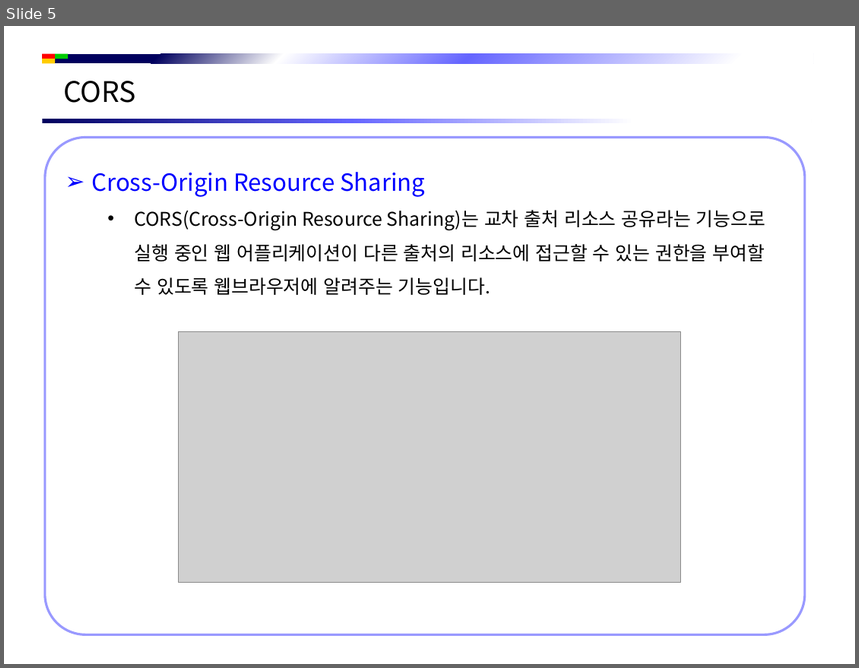
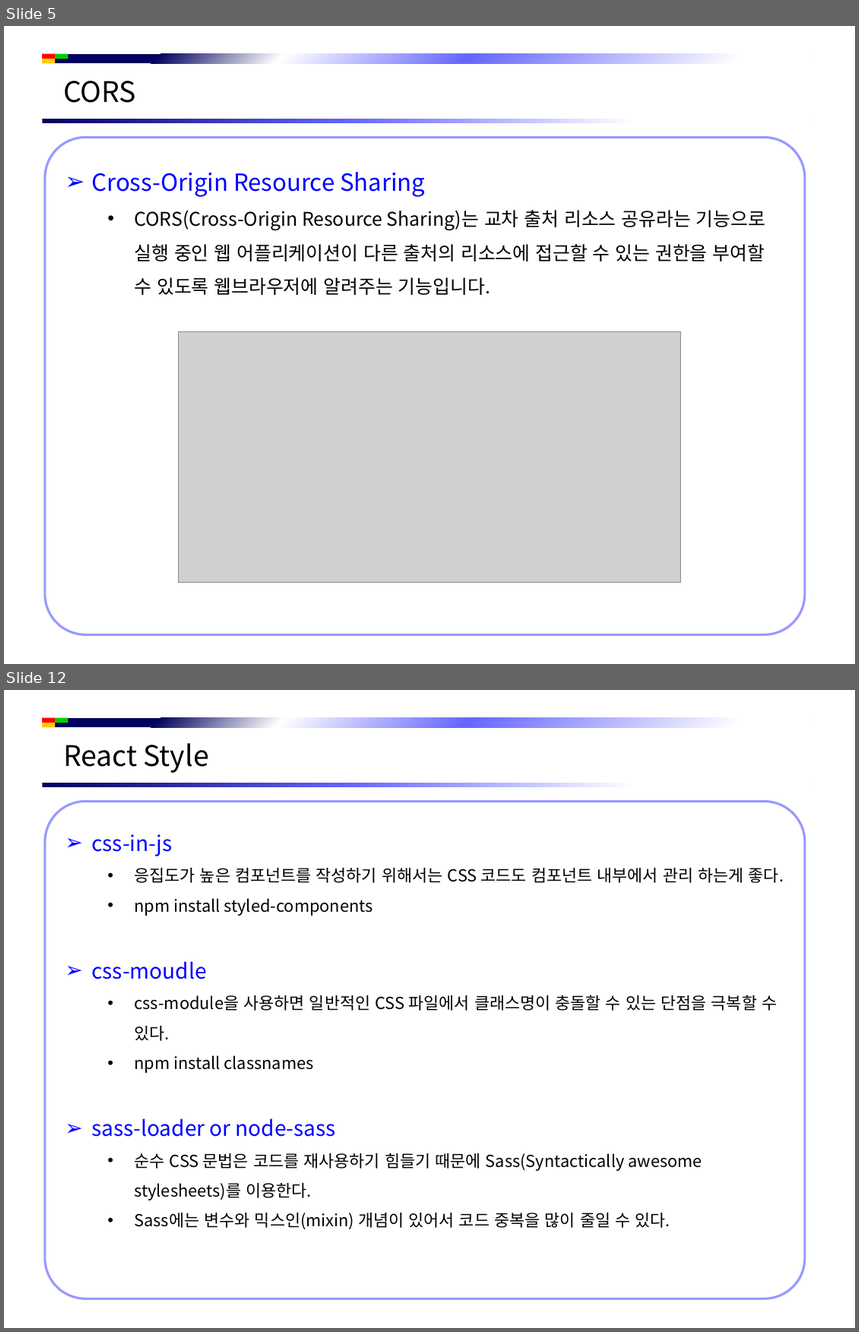
Before and after one commit to jsh-1235/Document, a slide deck: Front-End/React/React 개념 정리.pptx. Shown one above the other, each under a label of ours: slide 5 before the commit, slides 5 and 12 after it; the slides between them are not shown. The pictures are 859x668 and 859x1332 pixels, drawn with LibreOffice and Linux fonts; fonts in the diff are those of the drawing; grey boxes stand for pictures; background and template pictures are left out. Boxes give left, top, right and bottom in pixels: in the first picture for what was removed or moved away, otherwise in the second. Text is boxed around its words. In the diff, an @@ line names an element or a change of style, - is before the commit and + after.

```diff
--- a/Front-End/React/React 개념 정리.pptx
+++ b/Front-End/React/React 개념 정리.pptx
@@ slide 12 added at [4, 690, 855, 1328], background #FFFFFF; not listed: 5 template elements that a slide beside it also shows @@
@@ text added at [63, 743, 209, 773], 24 pt, text #000000 @@
+React Style
@@ rounded rectangle added at [45, 802, 805, 1300], fill #FFFFFF, outline #9999FF 2 pt, 14 pt, text #000000 @@
+➢ css-in-js
+  • 응집도가 높은 컴포넌트를 작성하기 위해서는 CSS 코드도 컴포넌트 내부에서 관리 하는게 좋다.
+  • npm install styled-components
+➢ css-moudle
+  • css-module을 사용하면 일반적인 CSS 파일에서 클래스명이 충돌할 수 있는 단점을 극복할 수 있다.
+  • npm install classnames
+➢ sass-loader or node-sass
+  • 순수 CSS 문법은 코드를 재사용하기 힘들기 때문에 Sass(Syntactically awesome stylesheets)를 이용한다.
+  • Sass에는 변수와 믹스인(mixin) 개념이 있어서 코드 중복을 많이 줄일 수 있다.
```
Also in this commit, not shown: 11 other slides added, 4 other files.
